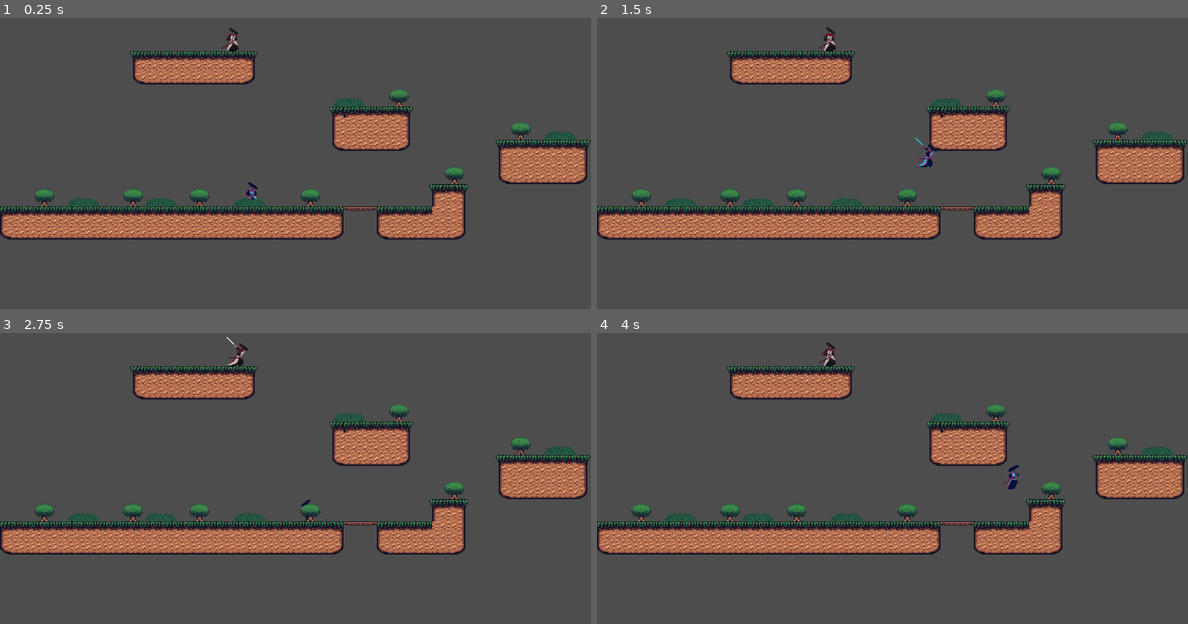
Above: before the commit, frames 1-4 (two rows, left to right).
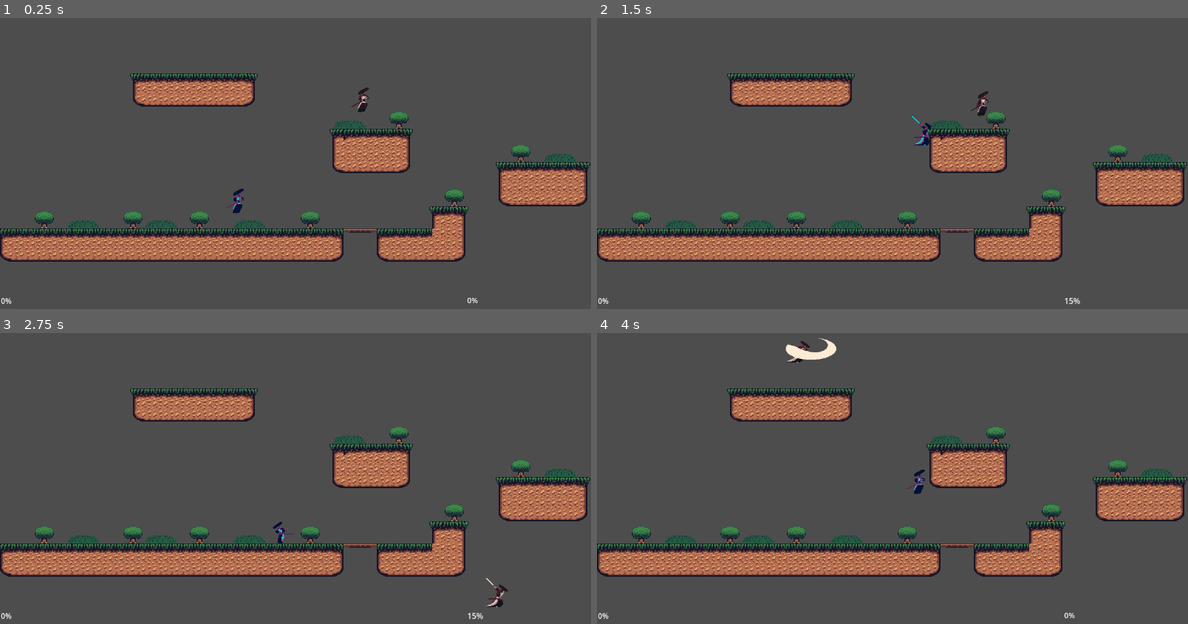
Above: after the commit, the same moments.

Repository: RedCoatRips/Test-No.-2---Stealth-Mechanics
Game: Godot game, scene res://Scenes/main.tscn
Two runs of this game, one before a commit and one after it. Both use one fixed random seed, a clock stepped at 60 frames per second and the inputs below.
Inputs:
- Up to frame 1 (0.25 s): no input
- Up to frame 2 (1.5 s): hold D (Right) from 0.53 s (still down); tap Shift (Dash) at 0.6 s; tap W (Jump) at 0.77, 1.07 s; tap Q (Heavy_Attack) at 0.8, 1.35 s
- Up to frame 3 (2.75 s): tap W (Jump) at 1.52, 1.82 s; tap E (Light_Attack) at 1.55, 2.1 s; release D (Right) at 2.03 s; hold A (Left) from 2.03 s (still down); tap O (P2_Heavy_Attack) at 2.3 s
- Up to frame 4 (4 s): release A (Left) at 2.78 s; hold D (Right) from 2.78 s (still down); tap O (P2_Heavy_Attack) at 2.85 s; tap W (Jump) at 3.02, 3.32, 3.77, 3.8 s; tap [ (P2_Light_Attack) at 3.05, 3.6 s

The runs differ from the first frame. In frame 1, 25% of the frame differs, in the area x 0-100%, y 3-99%; in frame 2, 25%; in frame 3, 25%; in frame 4, 26%, in the area x 0-100%, y 1-99%.

Commit message:
Samurai2Player 0.1.1
Added Smash like features (damage percentage and heavy attack = more damage) fixed all bugs added death zones and respawn.

Diff:
--- a/test-2-stealth/Assets/Scripts/Player.gd
+++ b/test-2-stealth/Assets/Scripts/Player.gd
@@ -7,6 +7,10 @@
 const DASH_SPEED = 600
 const DASH_TIME = 0.15
 const DASH_COOLDOWN = 0.5
+
+#Double Jump
+const MAX_JUMPS = 2
+var jumps_left = MAX_JUMPS
 
 var is_dashing = false
 var can_dash = true
@@ -17,65 +21,170 @@
 var attacking = false
 var current_attack = ""
 var current_anim = ""
-
+var light_shape_base_x = 0
+var heavy_shape_base_x = 0
+const KNOCKBACK_X = 150   # horizontal force
+const KNOCKBACK_Y = -50  # vertical lift
+var damage = 0 #Damage System
+const LIGHT_HIT_FREEZE = 0.01 #Hit Freeze Time
+const HEAVY_HIT_FREEZE = 0.015
+var hitstun = 0.1 #HitStun
+const HITSTUN_TIME = 0.5
+const CRIT_DAMAGE_THRESHOLD = 100 #Percentage until Crit
+const CRIT_MULTIPLIER = 2.5
 @onready var light_hitbox = $LightAttack
 @onready var heavy_hitbox = $HeavyAttack
 @onready var sprite = $AnimatedSprite2D
+@onready var light_shape = $LightAttack/CollisionShape2D
+@onready var heavy_shape = $HeavyAttack/CollisionShape2D
 
 var facing = 1
 
 func _physics_process(delta):
 
-	# Gravity
+# --- HITSTUN TIMER ---
+	if hitstun > 0:
+		hitstun -= delta
+
+	# --- GRAVITY ---
 	if not is_on_floor():
 		velocity.y += GRAVITY * delta
-
+	if is_on_floor():
+		jumps_left = MAX_JUMPS
+
+	# --- INPUT ---
 	var dir = Input.get_axis("Left", "Right")
 
-	# Facing
+	# --- FACING ---
 	if dir != 0:
 		facing = dir
 		sprite.flip_h = facing < 0
 
-	# Jump
-	if Input.is_action_just_pressed("Jump") and is_on_floor():
-		velocity.y = JUMP_FORCE
-
-	# Dash
+# --- HITBOX FLIP ---
+	light_hitbox.scale.x = facing
+	heavy_hitbox.scale.x = facing
+
+	# --- JUMP / DOUBLE JUMP ---
+	if Input.is_action_just_pressed("Jump"):
+		if is_on_floor():
+			velocity.y = JUMP_FORCE
+			jumps_left = MAX_JUMPS - 1
+		elif jumps_left > 0:
+			velocity.y = JUMP_FORCE
+			jumps_left -= 1
+
+	# --- DASH ---
 	if Input.is_action_just_pressed("Dash") and can_dash:
 		start_dash()
 
-	# Dash movement
+	# --- DASH MOVEMENT ---
 	if is_dashing:
 		velocity.x = dash_direction * DASH_SPEED
 		dash_time_left -= delta
 		if dash_time_left <= 0:
 			is_dashing = false
 
-	# Movement
+	# --- MOVEMENT ---
 	if not is_dashing:
-		if dir != 0:
-			velocity.x = dir * SPEED
+
+		if hitstun > 0:
+			# ADD small influence (does NOT cancel knockback)
+			velocity.x += dir * SPEED * 0.1 * delta
+
 		else:
-			velocity.x = move_toward(velocity.x, 0, 1000 * delta)
-
-	# Dash cooldown
+			# Normal control
+			if is_on_floor():
+				if dir != 0:
+					velocity.x = dir * SPEED
+				else:
+					velocity.x = move_toward(velocity.x, 0, 1500 * delta)
+			else:
+				velocity.x = move_toward(velocity.x, velocity.x + dir * SPEED, 200 * delta)
+
+	# --- DASH COOLDOWN ---
 	if not can_dash:
 		dash_cooldown_left -= delta
 		if dash_cooldown_left <= 0:
 			can_dash = true
 
-	# Attacks
+	# --- ATTACKS ---
 	if Input.is_action_just_pressed("Light_Attack") and not attacking:
 		current_attack = "Light_Attack"
-		attack(light_hitbox, 0.2)
+		attack(light_hitbox, 0.4, "Light_Attack")
 
 	if Input.is_action_just_pressed("Heavy_Attack") and not attacking:
 		current_attack = "Heavy_Attack"
-		attack(heavy_hitbox, 0.5)
-
+		attack(heavy_hitbox, 0.5, "Heavy_Attack")
+
+	# --- ANIMATION ---
 	update_animation(dir)
+
+# --- KNOCKBACK DECAY (AIR ONLY) ---
+	if not is_on_floor():
+		velocity.x *= 0.98
+
+	# --- BLAST ZONE CHECK ---
+	if global_position.y > 1000 or global_position.y < -500 or global_position.x > 1500 or global_position.x < -1500:
+		respawn()
+
 	move_and_slide()
+
+func respawn():
+
+	global_position = Vector2(424, 34)  # spawn point
+	velocity = Vector2.ZERO
+
+	damage = 0
+	jumps_left = MAX_JUMPS
+	hitstun = 0
+
+	# Optional: small freeze for effect
+	hit_freeze(0.05)
+
+func _ready():
+	light_shape_base_x = light_shape.position.x
+	heavy_shape_base_x = heavy_shape.position.x
+
+#Hit Freeze
+func hit_freeze(time := 0.05):
+	Engine.time_scale = 0.05   # slow almost to stop
+
+	await get_tree().create_timer(time).timeout
+
+	Engine.time_scale = 1.0    # restore normal speed
+
+#Hit Flash
+func hit_flash():
+	# slightly white (not full white)
+	sprite.modulate = Color(1.3, 1.3, 1.3)
+
+	await get_tree().create_timer(0.08).timeout
+
+	sprite.modulate = Color(1, 1, 1)
+#Take Hit
+func take_hit(attacker_pos: Vector2, base_kb_x := 300, base_kb_y := -200, damage_add := 10):
+
+	var direction = sign(global_position.x - attacker_pos.x)
+
+	# --- ADD DAMAGE ---
+	damage += damage_add
+
+	# --- BASE SCALING ---
+	var kb_scale = 1.0 + (damage / 120.0)
+
+	# --- HIGH DAMAGE BOOST (SMASH FEEL) ---
+	if damage > 80:
+		kb_scale += (damage - 80) / 100.0
+
+	# --- APPLY KNOCKBACK ---
+	velocity.x = direction * base_kb_x * kb_scale
+	velocity.y = base_kb_y * kb_scale
+
+	# --- HITSTUN SCALES TOO ---
+	hitstun = 0.1 + (damage / 200.0)
+
+	hit_flash()
+	hit_freeze(0.05)
 
 func start_dash():
 	is_dashing = true
@@ -85,8 +194,17 @@
 	dash_cooldown_left = DASH_COOLDOWN
 	dash_direction = facing
 
-func attack(hitbox: Area2D, duration: float):
+func attack(hitbox: Area2D, duration: float, anim_name: String):
+	if attacking:
+		return
+
 	attacking = true
+
+	sprite.stop()               # 🔥 ensures restart
+	sprite.play(anim_name)
+
+
+
 	hitbox.monitoring = true
 
 	var t = get_tree().create_timer(duration)
@@ -95,11 +213,12 @@
 	hitbox.monitoring = false
 	attacking = false
 
+	sprite.play("Idle")
+
 func update_animation(dir):
 
 	if attacking:
-		play_anim(current_attack)
-		return
+		return  # 🔥 DO NOT override attack animation
 
 	if is_dashing:
 		play_anim("Dash")
@@ -109,23 +228,23 @@
 		play_anim("Jump")
 		return
 
-	if dir != 0:
+	if abs(velocity.x) > 10:
 		play_anim("Run")
 	else:
 		play_anim("Idle")
 
 func play_anim(name: String):
-	if sprite.animation == name and sprite.is_playing():
-		return
-
+	if sprite.animation == name:
+		return
 	sprite.play(name)
-	sprite.speed_scale = 1.0   # force fix
 
 # Hit detection
 func _on_light_attack_body_entered(body):
-	if body != self and body.is_in_group("player"):
+	if body != self and body.has_method("take_hit"):
 		body.take_hit(global_position)
+		hit_freeze(LIGHT_HIT_FREEZE)
 
 func _on_heavy_attack_body_entered(body):
-	if body != self and body.is_in_group("player"):
-		body.take_hit(global_position + Vector2(-200 * facing, 0))
+	if body != self and body.has_method("take_hit"):
+		body.take_hit(global_position, 400, -250, 15)
+		hit_freeze(HEAVY_HIT_FREEZE)
--- a/test-2-stealth/Scenes/level.tscn
+++ b/test-2-stealth/Scenes/level.tscn
@@ -66,6 +66,7 @@
 
 [node name="TileMapLayer" type="TileMapLayer" parent="." unique_id=1731117022]
 texture_filter = 1
+position = Vector2(0, 48)
 scale = Vector2(1.5, 1.5)
 tile_map_data = PackedByteArray("AAD//w8AAQAAAAAAAAAAAA8AAQABAAAAAAAAABAAAQABAAEAAAAAABEAAQABAAIAAAABAA8AAQACAAAAAAABAB …(4256 unchanged characters)…
 tile_set = SubResource("TileSet_51e2h")
--- a/test-2-stealth/Scenes/main.tscn
+++ b/test-2-stealth/Scenes/main.tscn
@@ -2,15 +2,18 @@
 
 [ext_resource type="PackedScene" uid="uid://ggrif3knyemw" path="res://Scenes/player_2.tscn" id="2_bo1nx"]
 [ext_resource type="PackedScene" uid="uid://c0qwkb4ybcpvg" path="res://Scenes/level.tscn" id="3_8gbba"]
+[ext_resource type="PackedScene" uid="uid://dpt36jdnp3py5" path="res://Scenes/ui.tscn" id="4_jjvhh"]
 [ext_resource type="PackedScene" uid="uid://bwk0bksdycwkl" path="res://Scenes/player.tscn" id="7_jkdf5"]
 
 [node name="Main" type="Node2D" unique_id=768375077]
 
 [node name="Player" parent="." unique_id=1228580078 instance=ExtResource("7_jkdf5")]
-position = Vector2(126, 152)
+position = Vector2(514, 374)
 
 [node name="Player_2" parent="." unique_id=707188776 instance=ExtResource("2_bo1nx")]
-position = Vector2(179, -92)
+position = Vector2(785, 155)
 
 [node name="Level" parent="." unique_id=1750105307 instance=ExtResource("3_8gbba")]
 position = Vector2(0, 48)
+
+[node name="UI" parent="." unique_id=1458638597 instance=ExtResource("4_jjvhh")]
--- a/test-2-stealth/Scenes/player.tscn
+++ b/test-2-stealth/Scenes/player.tscn
@@ -8,7 +8,7 @@
 [ext_resource type="Texture2D" uid="uid://dv6jii30v1ktt" path="res://Assets/Sprite sheets/NeonPhantom/Run.png" id="6_f1ek2"]
 
 [sub_resource type="RectangleShape2D" id="RectangleShape2D_cvnsp"]
-size = Vector2(27, 52)
+size = Vector2(27, 48)
 
 [sub_resource type="AtlasTexture" id="AtlasTexture_gymyn"]
 atlas = ExtResource("2_x3wgy")
@@ -216,7 +216,7 @@
 }],
 "loop": false,
 "name": &"Light_Attack",
-"speed": 10.0
+"speed": 15.0
 }, {
 "frames": [{
 "duration": 1.0,
@@ -248,42 +248,41 @@
 "speed": 5.0
 }]
 
-[sub_resource type="RectangleShape2D" id="RectangleShape2D_6t5aa"]
-size = Vector2(30, 39)
-
-[sub_resource type="RectangleShape2D" id="RectangleShape2D_vgqql"]
-size = Vector2(42, 39)
+[sub_resource type="RectangleShape2D" id="RectangleShape2D_x3wgy"]
+size = Vector2(110.5, 66.25)
+
+[sub_resource type="RectangleShape2D" id="RectangleShape2D_3smsa"]
+size = Vector2(106, 54)
 
 [node name="Player" type="CharacterBody2D" unique_id=2010273929]
 texture_filter = 1
 script = ExtResource("1_v0iea")
 
 [node name="CollisionShape2D" type="CollisionShape2D" parent="." unique_id=253582164]
-position = Vector2(419.5, 210)
+position = Vector2(0, -2)
 shape = SubResource("RectangleShape2D_cvnsp")
 
 [node name="AnimatedSprite2D" type="AnimatedSprite2D" parent="." unique_id=1456254953]
 process_mode = 3
-position = Vector2(420, 214)
 sprite_frames = SubResource("SpriteFrames_gymyn")
-animation = &"Heavy_Attack"
+animation = &"Idle"
 autoplay = "Idle"
-frame = 5
 
 [node name="LightAttack" type="Area2D" parent="." unique_id=1167059348]
+collision_layer = 2
 monitoring = false
 
-[node name="CollisionShape2D" type="CollisionShape2D" parent="LightAttack" unique_id=1746106397]
-position = Vector2(448, 210.5)
-shape = SubResource("RectangleShape2D_6t5aa")
-disabled = true
+[node name="CollisionShape2D" type="CollisionShape2D" parent="LightAttack" unique_id=660164945]
+position = Vector2(39.25, -14.875)
+shape = SubResource("RectangleShape2D_x3wgy")
 
 [node name="HeavyAttack" type="Area2D" parent="." unique_id=2106499331]
+collision_layer = 2
 monitoring = false
 
-[node name="CollisionShape2D" type="CollisionShape2D" parent="HeavyAttack" unique_id=1083169436]
-position = Vector2(454, 210.5)
-shape = SubResource("RectangleShape2D_vgqql")
+[node name="CollisionShape2D" type="CollisionShape2D" parent="HeavyAttack" unique_id=515278683]
+position = Vector2(37, -10)
+shape = SubResource("RectangleShape2D_3smsa")
 
 [connection signal="body_entered" from="LightAttack" to="." method="_on_light_attack_body_entered"]
 [connection signal="body_entered" from="HeavyAttack" to="." method="_on_heavy_attack_body_entered"]
--- a/test-2-stealth/Scenes/player_2.gd
+++ b/test-2-stealth/Scenes/player_2.gd
@@ -7,6 +7,10 @@
 const DASH_SPEED = 600
 const DASH_TIME = 0.15
 const DASH_COOLDOWN = 0.5
+
+#Double Jump
+const MAX_JUMPS = 2
+var jumps_left = MAX_JUMPS
 
 var is_dashing = false
 var can_dash = true
@@ -17,57 +21,170 @@
 var attacking = false
 var current_attack = ""
 var current_anim = ""
-
+var light_shape_base_x = 0
+var heavy_shape_base_x = 0
+const KNOCKBACK_X = 150   # horizontal force
+const KNOCKBACK_Y = -50  # vertical lift
+var damage = 0 #Damage System
+const LIGHT_HIT_FREEZE = 0.01 #Hit Freeze Time
+const HEAVY_HIT_FREEZE = 0.015
+var hitstun = 0.0 #HitStun
+const HITSTUN_TIME = 0.2
+const CRIT_DAMAGE_THRESHOLD = 100 #Percentage until Crit
+const CRIT_MULTIPLIER = 2.5
 @onready var light_hitbox = $LightAttack
 @onready var heavy_hitbox = $HeavyAttack
 @onready var sprite = $AnimatedSprite2D
+@onready var light_shape = $LightAttack/CollisionShape2D
+@onready var heavy_shape = $HeavyAttack/CollisionShape2D
 
 var facing = 1
 
 func _physics_process(delta):
 
+# --- HITSTUN TIMER ---
+	if hitstun > 0:
+		hitstun -= delta
+
+	# --- GRAVITY ---
 	if not is_on_floor():
 		velocity.y += GRAVITY * delta
-
+	if is_on_floor():
+		jumps_left = MAX_JUMPS
+
+	# --- INPUT ---
 	var dir = Input.get_axis("P2_Left", "P2_Right")
 
+	# --- FACING ---
 	if dir != 0:
 		facing = dir
 		sprite.flip_h = facing < 0
 
-	if Input.is_action_just_pressed("P2_Jump") and is_on_floor():
-		velocity.y = JUMP_FORCE
-
+# --- HITBOX FLIP ---
+	light_hitbox.scale.x = facing
+	heavy_hitbox.scale.x = facing
+
+	# --- JUMP / DOUBLE JUMP ---
+	if Input.is_action_just_pressed("P2_Jump"):
+		if is_on_floor():
+			velocity.y = JUMP_FORCE
+			jumps_left = MAX_JUMPS - 1
+		elif jumps_left > 0:
+			velocity.y = JUMP_FORCE
+			jumps_left -= 11
+
+	# --- DASH ---
 	if Input.is_action_just_pressed("P2_Dash") and can_dash:
 		start_dash()
 
+	# --- DASH MOVEMENT ---
 	if is_dashing:
 		velocity.x = dash_direction * DASH_SPEED
 		dash_time_left -= delta
 		if dash_time_left <= 0:
 			is_dashing = false
 
+	# --- MOVEMENT ---
 	if not is_dashing:
-		if dir != 0:
-			velocity.x = dir * SPEED
+
+		if hitstun > 0:
+			# ADD small influence (does NOT cancel knockback)
+			velocity.x += dir * SPEED * 0.1 * delta
+
 		else:
-			velocity.x = move_toward(velocity.x, 0, 1000 * delta)
-
+			# Normal control
+			if is_on_floor():
+				if dir != 0:
+					velocity.x = dir * SPEED
+				else:
+					velocity.x = move_toward(velocity.x, 0, 1500 * delta)
+			else:
+				velocity.x = move_toward(velocity.x, velocity.x + dir * SPEED, 200 * delta)
+
+	# --- DASH COOLDOWN ---
 	if not can_dash:
 		dash_cooldown_left -= delta
 		if dash_cooldown_left <= 0:
 			can_dash = true
 
+	# --- ATTACKS ---
 	if Input.is_action_just_pressed("P2_Light_Attack") and not attacking:
 		current_attack = "Light_Attack"
-		attack(light_hitbox, 0.2)
+		attack(light_hitbox, 0.4, "Light_Attack")
 
 	if Input.is_action_just_pressed("P2_Heavy_Attack") and not attacking:
 		current_attack = "Heavy_Attack"
-		attack(heavy_hitbox, 0.5)
-
+		attack(heavy_hitbox, 0.5, "Heavy_Attack")
+
+	# --- ANIMATION ---
 	update_animation(dir)
+
+# --- KNOCKBACK DECAY (AIR ONLY) ---
+	if not is_on_floor():
+		velocity.x *= 0.98
+
+	# --- BLAST ZONE CHECK ---
+	if global_position.y > 1000 or global_position.y < -500 or global_position.x > 1500 or global_position.x < -1500:
+		respawn()
+
 	move_and_slide()
+
+func respawn():
+
+	global_position = Vector2(424, 34)  # spawn point
+	velocity = Vector2.ZERO
+
+	damage = 0
+	jumps_left = MAX_JUMPS
+	hitstun = 0
+
+	# Optional: small freeze for effect
+	hit_freeze(0.05)
+
+func _ready():
+	light_shape_base_x = light_shape.position.x
+	heavy_shape_base_x = heavy_shape.position.x
+
+#Hit Freeze
+func hit_freeze(time := 0.05):
+	Engine.time_scale = 0.05   # slow almost to stop
+
+	await get_tree().create_timer(time).timeout
+
+	Engine.time_scale = 1.0    # restore normal speed
+
+#Hit Flash
+func hit_flash():
+	# slightly white (not full white)
+	sprite.modulate = Color(1.3, 1.3, 1.3)
+
+	await get_tree().create_timer(0.08).timeout
+
+	sprite.modulate = Color(1, 1, 1)
+#Take Hit
+func take_hit(attacker_pos: Vector2, base_kb_x := 300, base_kb_y := -200, damage_add := 10):
+
+	var direction = sign(global_position.x - attacker_pos.x)
+
+	# --- ADD DAMAGE ---
+	damage += damage_add
+
+	# --- BASE SCALING ---
+	var kb_scale = 1.0 + (damage / 120.0)
+
+	# --- HIGH DAMAGE BOOST (SMASH FEEL) ---
+	if damage > 80:
+		kb_scale += (damage - 80) / 100.0
+
+	# --- APPLY KNOCKBACK ---
+	velocity.x = direction * base_kb_x * kb_scale
+	velocity.y = base_kb_y * kb_scale
+
+	# --- HITSTUN SCALES TOO ---
+	hitstun = 0.1 + (damage / 200.0)
+
+	hit_flash()
+	hit_freeze(0.05)
 
 func start_dash():
 	is_dashing = true
@@ -77,8 +194,15 @@
 	dash_cooldown_left = DASH_COOLDOWN
 	dash_direction = facing
 
-func attack(hitbox: Area2D, duration: float):
+func attack(hitbox: Area2D, duration: float, anim_name: String):
+	if attacking:
+		return
+
 	attacking = true
+
+	sprite.stop()
+	sprite.play(anim_name)
+
 	hitbox.monitoring = true
 
 	var t = get_tree().create_timer(duration)
@@ -87,11 +211,12 @@
 	hitbox.monitoring = false
 	attacking = false
 
+	sprite.play("Idle")
+
 func update_animation(dir):
 
 	if attacking:
-		play_anim(current_attack)
-		return
+		return  # DO NOT override attack animation
 
 	if is_dashing:
 		play_anim("Dash")
@@ -101,22 +226,22 @@
 		play_anim("Jump")
 		return
 
-	if dir != 0:
+	if abs(velocity.x) > 10:
 		play_anim("Run")
 	else:
 		play_anim("Idle")
 
 func play_anim(name: String):
-	if sprite.animation == name and sprite.is_playing():
-		return
-
+	if sprite.animation == name:
+		return
 	sprite.play(name)
-	sprite.speed_scale = 1.0   # force fix
 
 func _on_light_attack_body_entered(body):
-	if body != self and body.is_in_group("player"):
+	if body != self and body.has_method("take_hit"):
 		body.take_hit(global_position)
+		hit_freeze(LIGHT_HIT_FREEZE)
 
 func _on_heavy_attack_body_entered(body):
-	if body != self and body.is_in_group("player"):
-		body.take_hit(global_position + Vector2(-200 * facing, 0))
+	if body != self and body.has_method("take_hit"):
+		body.take_hit(global_position, 400, -250, 15)
+		hit_freeze(HEAVY_HIT_FREEZE)
--- a/test-2-stealth/Scenes/player_2.tscn
+++ b/test-2-stealth/Scenes/player_2.tscn
@@ -7,8 +7,8 @@
 [ext_resource type="Texture2D" uid="uid://c633vhvdlxx5q" path="res://Assets/Sprite sheets/TheDarkRedOne/TheDarkRedOne/Attack1.png" id="5_bth63"]
 [ext_resource type="Texture2D" uid="uid://cb426ad6dcbpl" path="res://Assets/Sprite sheets/TheDarkRedOne/TheDarkRedOne/Run.png" id="6_8os5a"]
 
-[sub_resource type="RectangleShape2D" id="RectangleShape2D_cgts5"]
-size = Vector2(31, 53)
+[sub_resource type="RectangleShape2D" id="RectangleShape2D_6cafw"]
+size = Vector2(27, 48)
 
 [sub_resource type="AtlasTexture" id="AtlasTexture_os74a"]
 atlas = ExtResource("2_6cafw")
@@ -216,7 +216,7 @@
 }],
 "loop": false,
 "name": &"Light_Attack",
-"speed": 10.0
+"speed": 15.0
 }, {
 "frames": [{
 "duration": 1.0,
@@ -248,39 +248,40 @@
 "speed": 5.0
 }]
 
-[sub_resource type="RectangleShape2D" id="RectangleShape2D_a3adp"]
-size = Vector2(36.5, 34)
-
-[sub_resource type="RectangleShape2D" id="RectangleShape2D_n0kdt"]
-size = Vector2(44, 34)
+[sub_resource type="RectangleShape2D" id="RectangleShape2D_mtyrt"]
+size = Vector2(110.5, 66.25)
+
+[sub_resource type="RectangleShape2D" id="RectangleShape2D_bth63"]
+size = Vector2(106, 54)
 
 [node name="Player_2" type="CharacterBody2D" unique_id=638723180]
 texture_filter = 1
 script = ExtResource("1_cgts5")
 
-[node name="CollisionShape2D" type="CollisionShape2D" parent="." unique_id=1578465571]
-position = Vector2(322.5, 139.5)
-shape = SubResource("RectangleShape2D_cgts5")
+[node name="CollisionShape2D" type="CollisionShape2D" parent="." unique_id=2139285516]
+position = Vector2(0, -2)
+shape = SubResource("RectangleShape2D_6cafw")
 
 [node name="AnimatedSprite2D" type="AnimatedSprite2D" parent="." unique_id=178229127]
-position = Vector2(325, 144)
 sprite_frames = SubResource("SpriteFrames_os74a")
-animation = &"Heavy_Attack"
+animation = &"Idle"
 autoplay = "Idle"
 
 [node name="LightAttack" type="Area2D" parent="." unique_id=445175289]
+collision_layer = 2
 monitoring = false
 
-[node name="CollisionShape2D" type="CollisionShape2D" parent="LightAttack" unique_id=1490702396]
-position = Vector2(356.75, 143)
-shape = SubResource("RectangleShape2D_a3adp")
+[node name="CollisionShape2D" type="CollisionShape2D" parent="LightAttack" unique_id=691217042]
+position = Vector2(39.25, -14.875)
+shape = SubResource("RectangleShape2D_mtyrt")
 
 [node name="HeavyAttack" type="Area2D" parent="." unique_id=105090301]
+collision_layer = 2
 monitoring = false
 
-[node name="CollisionShape2D" type="CollisionShape2D" parent="HeavyAttack" unique_id=1931700040]
-position = Vector2(360, 143)
-shape = SubResource("RectangleShape2D_n0kdt")
+[node name="CollisionShape2D" type="CollisionShape2D" parent="HeavyAttack" unique_id=1467753267]
+position = Vector2(37, -10)
+shape = SubResource("RectangleShape2D_bth63")
 
 [connection signal="body_entered" from="LightAttack" to="." method="_on_light_attack_body_entered"]
 [connection signal="body_entered" from="HeavyAttack" to="." method="_on_heavy_attack_body_entered"]
--- /dev/null
+++ b/test-2-stealth/Scenes/ui.gd
@@ -0,0 +1,47 @@
+extends CanvasLayer
+
+@onready var p1_label = $P1_Damage
+@onready var p2_label = $P2_Damage
+
+var player1 = null
+var player2 = null
+
+func _ready():
+	# Adjust paths if your nodes are named differently
+	player1 = get_node("../Player")
+	player2 = get_node("../Player_2")
+
+func _process(_delta):
+
+	if player1 != null:
+		update_label(p1_label, player1.damage)
+
+	if player2 != null:
+		update_label(p2_label, player2.damage)
+
+# --- UPDATE LABEL ---
+func update_label(label, dmg):
+
+	label.text = str(int(dmg)) + "%"
+
+	# Color based on damage
+	label.modulate = get_damage_color(dmg)
+
+	# Scale based on damage (Smash feel)
+	var scale_amount = 1 + (dmg / 200.0)
+	label.scale = Vector2(scale_amount, scale_amount)
+
+# --- DAMAGE COLOR SYSTEM ---
+func get_damage_color(dmg):
+
+	if dmg < 50:
+		return Color(1, 1, 1) # White
+
+	elif dmg < 100:
+		return Color(1, 1, 0) # Yellow
+
+	elif dmg < 150:
+		return Color(1, 0.5, 0) # Orange
+
+	else:
+		return Color(1, 0, 0) # Red
--- /dev/null
+++ b/test-2-stealth/Scenes/ui.tscn
@@ -0,0 +1,21 @@
+[gd_scene format=3 uid="uid://dpt36jdnp3py5"]
+
+[ext_resource type="Script" uid="uid://dowqs12ug4rg0" path="res://Scenes/ui.gd" id="1_jxero"]
+
+[node name="UI" type="CanvasLayer" unique_id=1458638597]
+script = ExtResource("1_jxero")
+
+[node name="P1_Damage" type="Label" parent="." unique_id=394332449]
+anchors_preset = -1
+anchor_right = 0.21300001
+anchor_bottom = 0.202
+offset_left = 2.0
+offset_top = 601.0
+offset_right = 35.359985
+offset_bottom = 574.56
+
+[node name="P2_Damage" type="Label" parent="." unique_id=1949758155]
+offset_left = 1012.0
+offset_top = 600.0
+offset_right = 1281.0
+offset_bottom = 719.0
Not shown, added: test-2-stealth/Scenes/ui.gd.uid
